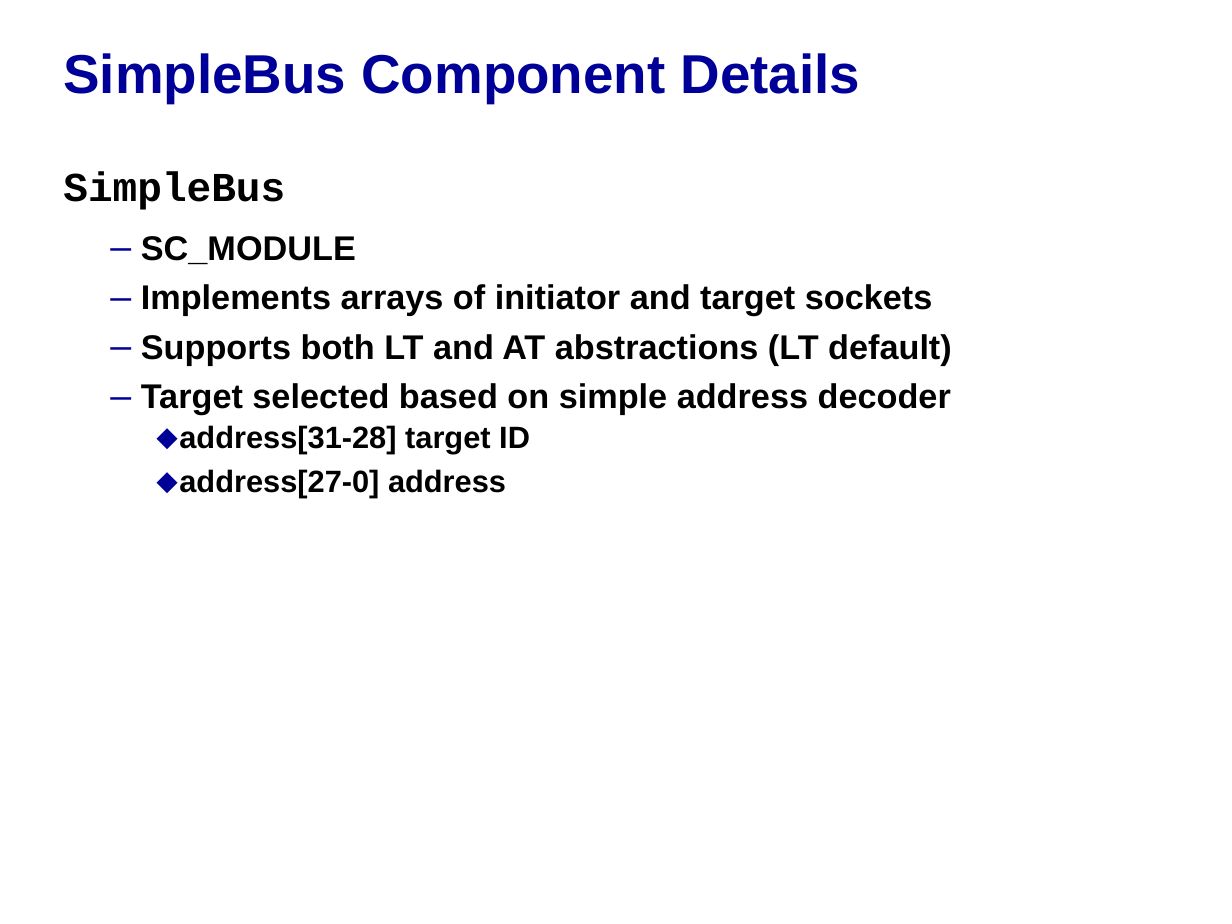
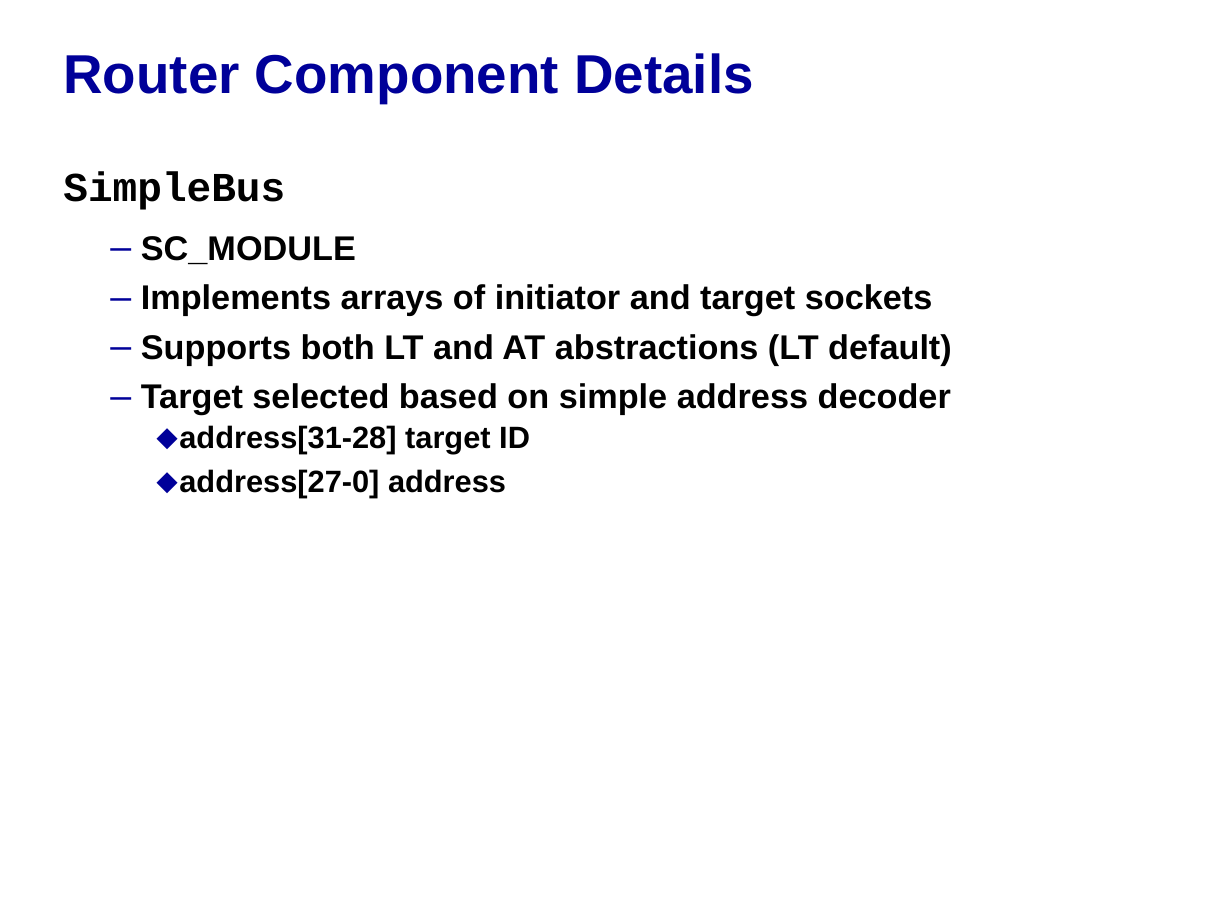
Before and after one commit to accellera-official/systemc, a slide deck: slide 15 of examples/tlm/lt_min_system/docs/lt_min_system_example.ppt. Drawn at 1232x924 pixels with LibreOffice and Linux fonts; fonts in the diff are those of the drawing; background and template pictures are left out. Boxes give left, top, right and bottom in pixels: in the first picture for what was removed or moved away, otherwise in the second. Text is boxed around its words. In the diff, an @@ line names an element or a change of style, - is before the commit and + after.

```diff
--- a/examples/tlm/lt_min_system/docs/lt_min_system_example.ppt
+++ b/examples/tlm/lt_min_system/docs/lt_min_system_example.ppt
@@ title at bbox=[63, 53, 753, 103]: text changed @@
-SimpleBus Component Details
+Router Component Details
```
Also in this commit, not shown: 7 other slides changed.
